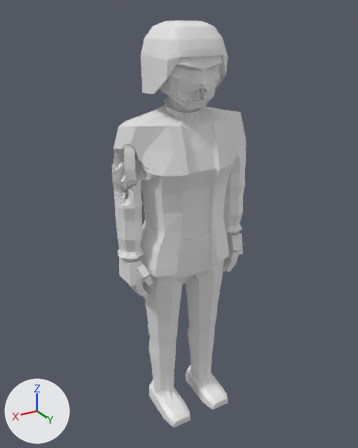
An edit to the glTF model assets/models/zombie_doctor_f_b5.glb, drawn before and after from the same camera.
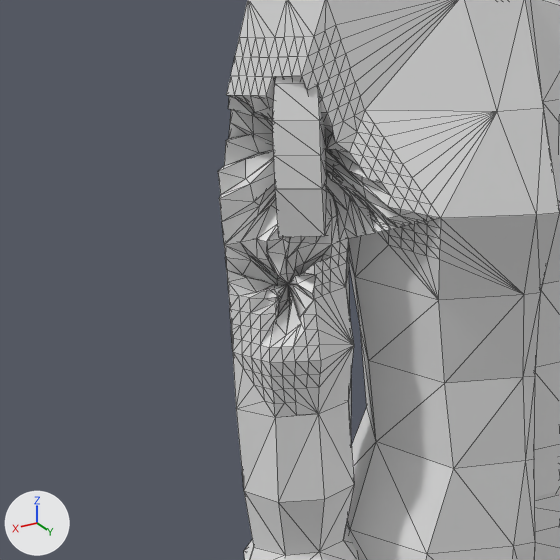
Old and new are each drawn whole from a camera (50 mm lens) standing at (1.139, 1.859, 1.956) and looking at (0.011, -0.02, 1.017) and again close up on the part from 17% to 53% of the width and 28% to 57% of the height. The lights are fixed; the arrows at lower left show +X, +Y and +Z. The older version's two pictures come first. The close-ups show mesh edges as thin lines. Vertices at exactly the same position are counted once.

Names of what the first close-up shows: 'zombie_doctor_f_b5'.
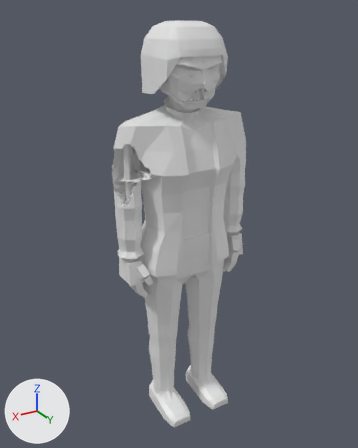
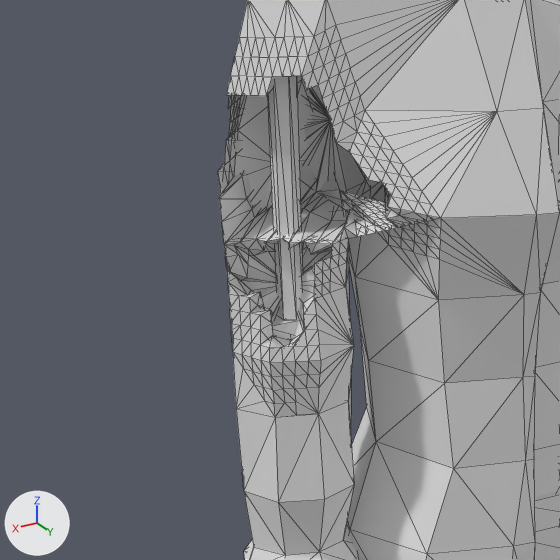
Patch to the scene script:
```diff
--- a/assets/models/zombie_doctor_f_b5.glb.py
+++ b/assets/models/zombie_doctor_f_b5.glb.py
@@ me_zombie_doctor_f_b5 @@
 # used by ob_zombie_doctor_f_b5; location = (0.0, 0.0, 0.0)
-me_zombie_doctor_f_b5.from_pydata(...)  # 1927 vertices, 3716 faces; spans x -0.35..0.35, y -0.16..0.2, z 0.0..1.92
+me_zombie_doctor_f_b5.from_pydata(...)  # 1957 vertices, 3764 faces; spans x -0.35..0.35, y -0.16..0.2, z 0.0..1.92
+# me_zombie_doctor_f_b5 part 1: a new loose piece, a box spanning x 0.248..0.316, y -0.022..0.014, z 1.172..1.204
+# me_zombie_doctor_f_b5 part 2
+# 16 vertices are removed from x 0.25..0.33, y -0.02..0.04, z 1.23..1.48
+# 77 faces are deleted
+# 4 vertices in x 0.22..0.24, y 0.05..0.07, z 1.32..1.35 move by (-0.04, -0.02, -0.01)
+# 4 vertices in x 0.28..0.31, y 0.0..0.01, z 1.25..1.44 move by (-0.01, -0.03, 0.02)
+# 4 vertices in x 0.23..0.27, y 0.03..0.05, z 1.37..1.42 move by (-0.03, -0.02, 0.01)
+# 3 vertices in x 0.23..0.24, y 0.02..0.03, z 1.31..1.32 move by (-0.03, -0.02, -0.01)
+# 3 vertices in x 0.31..0.32, y -0.01..0.0, z 1.31..1.33 move by (-0.01, -0.04, -0.01)
+# 3 vertices in x 0.3..0.32, y -0.03..0.0, z 1.34..1.39 move by (-0.01, -0.04, 0.0)
+# 155 vertices move from x 0.15..0.32, y -0.12..0.06, z 1.2..1.45 to x 0.01..0.34, y -0.12..0.08, z 1.19..1.46
+# 24 vertices are added at x 0.24..0.32, y -0.01..0.04, z 1.19..1.47
+# 89 new faces join them
+# other edits to the shape of me_zombie_doctor_f_b5 do not show in these pictures
```

Boxes (x1, y1, x2, y2) around the edits, measured in the close-ups (560 x 560 px; the box of a moved part takes in the faces that stretch with it):
part 1 of me_zombie_doctor_f_b5, added
    after: (272, 318, 303, 340)
part 2 of me_zombie_doctor_f_b5, moved or reshaped
    both: (218, 76, 400, 348)
